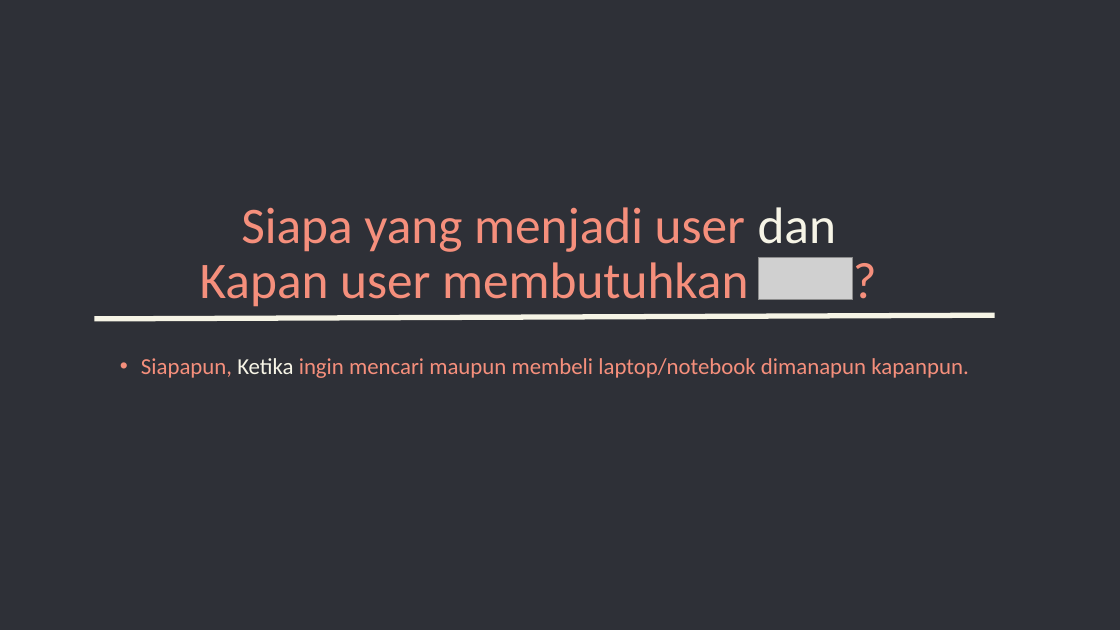
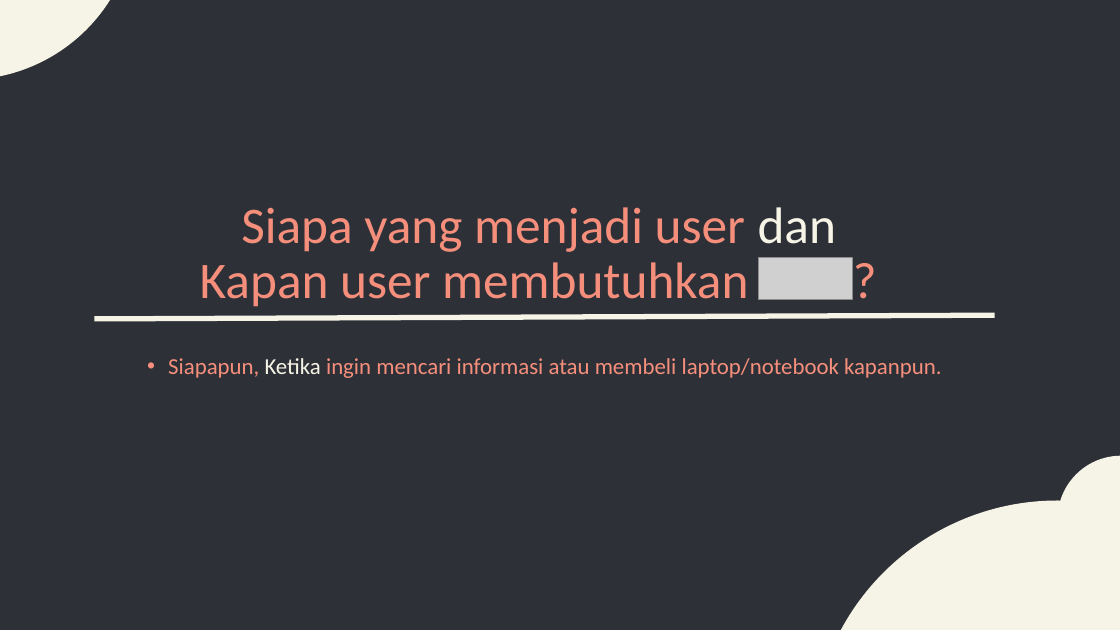
Before and after one commit to fathurdanu/l-note, a slide deck: slide 4 of l-note.pptx. Drawn at 1120x630 pixels with LibreOffice and Linux fonts; fonts in the diff are those of the drawing; grey boxes stand for pictures. Boxes give left, top, right and bottom in pixels: in the first picture for what was removed or moved away, otherwise in the second. Text is boxed around its words. In the diff, an @@ line names an element or a change of style, - is before the commit and + after.

```diff
--- a/l-note.pptx
+++ b/l-note.pptx
@@ ellipse added at box(0, 0, 136, 80), fill #F6F4E6 @@
@@ text at box(168, 358, 942, 378): text changed @@
-• Siapapun, Ketika ingin mencari maupun membeli laptop/notebook dimanapun kapanpun.
+• Siapapun, Ketika ingin mencari informasi atau membeli laptop/notebook kapanpun.
@@ ellipse added at box(1058, 455, 1120, 583), fill #F6F4E6 @@
@@ ellipse added at box(812, 501, 1120, 630), fill #F6F4E6 @@
```
Also in this commit, not shown: 6 other slides changed, 5 other files.
